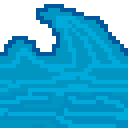
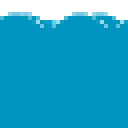
Layer changes from the first w=128, h=128 image to the second:
added layer "Layer 2 copy" above "Layer 2" over (68, 12, 128, 128)
renamed "Layer 3" to "Layer 2", showed it, moved it above "Layer 1 copy", painted on it over (0, 4, 128, 128)
renamed "Layer 6" to "Layer 1 copy", moved it above "Layer 1", painted on it over (0, 12, 128, 128)
removed layer "Layer 10" over (0, 4, 128, 128)
renamed "Layer 2" to "Layer 1", showed it, opacity 29% → 100%, painted on it over (0, 4, 128, 128)
removed layer "Layer 11" over (0, 16, 128, 96)
